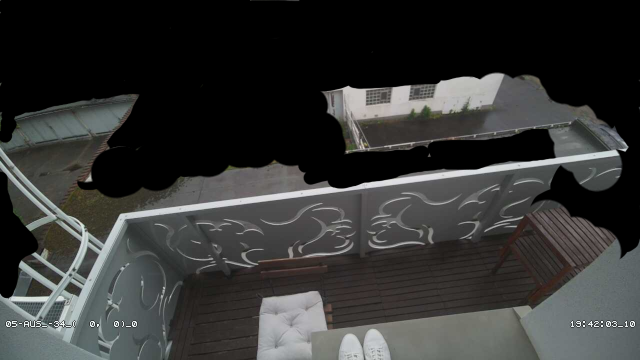
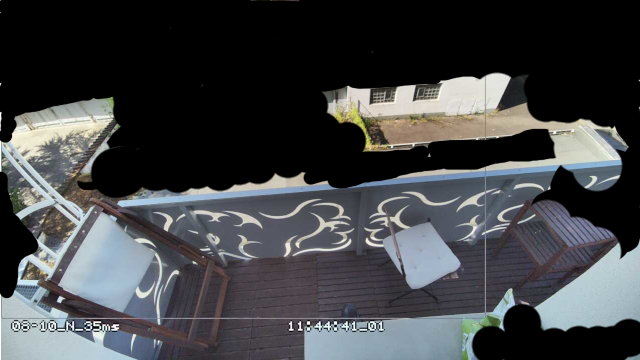
Comparing the layer stacks of the two 640 x 360 images. Changes:
painted on "Mask" over (112, 74, 640, 360)
renamed "Ebene" to "2198-20250810114441-snapshot.jpg", showed it, painted on it over (0, 0, 640, 360)
removed layer "04-202405AUS_-34194203-snapshot.jpg" over (0, 0, 640, 360)
